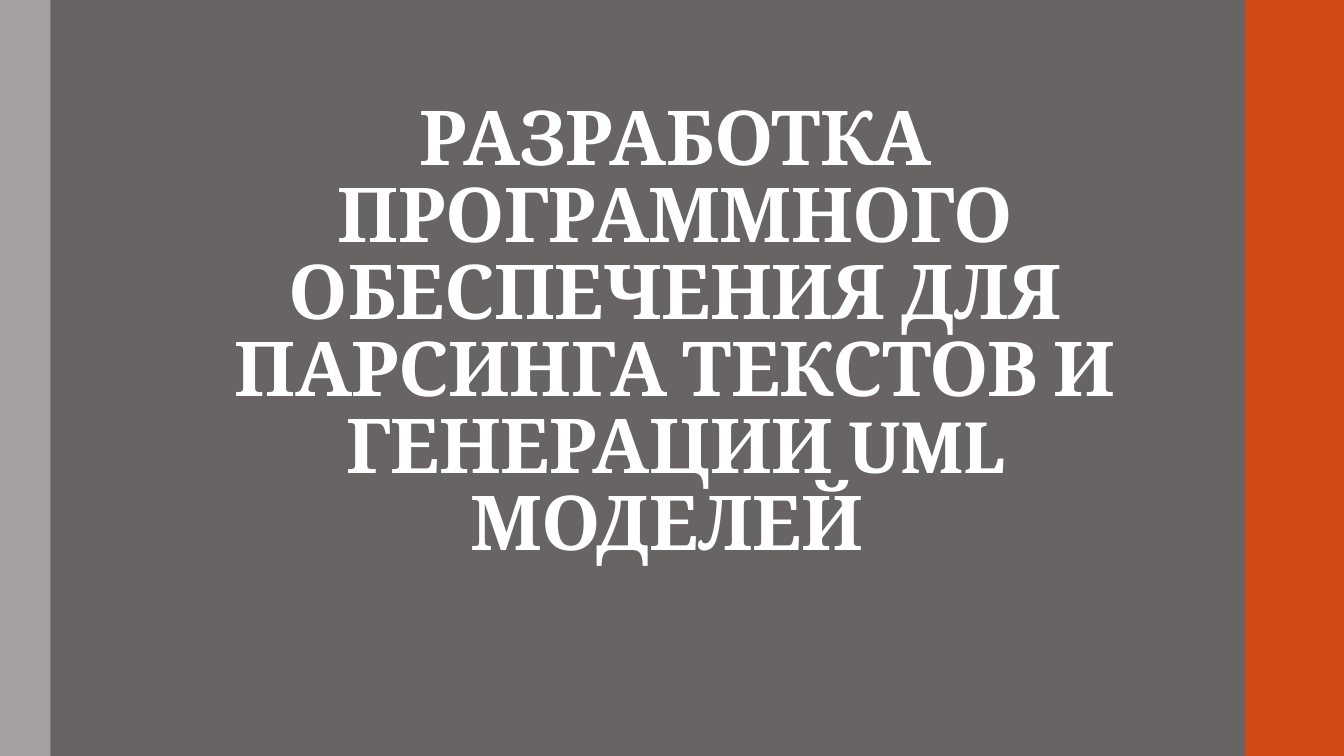
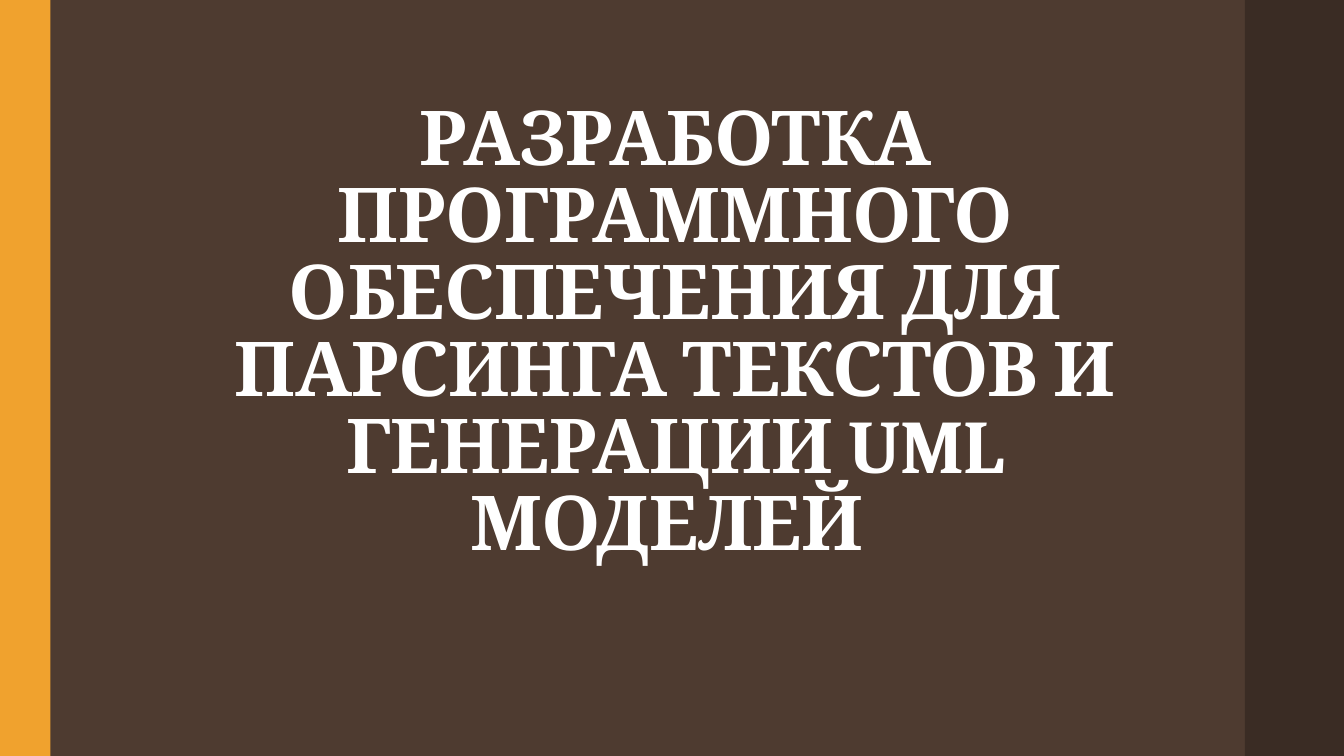
Before and after one commit to alexnodejs/onto-diploma, a slide deck: slide 1 of presentation/Moiseyenko_presentation.pptx. Drawn at 1344x756 pixels with LibreOffice and Linux fonts; fonts in the diff are those of the drawing. Boxes give left, top, right and bottom in pixels: in the first picture for what was removed or moved away, otherwise in the second. Text is boxed around its words. In the diff, an @@ line names an element or a change of style, - is before the commit and + after.

Commit message:
Change design

```diff
--- a/presentation/Moiseyenko_presentation.pptx
+++ b/presentation/Moiseyenko_presentation.pptx
@@ background #696464 to #4E3B30 @@
@@ rectangle at (0,0,50,756): fill #A6A1A1 to #F0A22E @@
@@ rectangle at (1245,0,1344,756): fill #D34817 to #3B2C24 @@
```
Also in this commit, not shown: 20 other slides changed.
